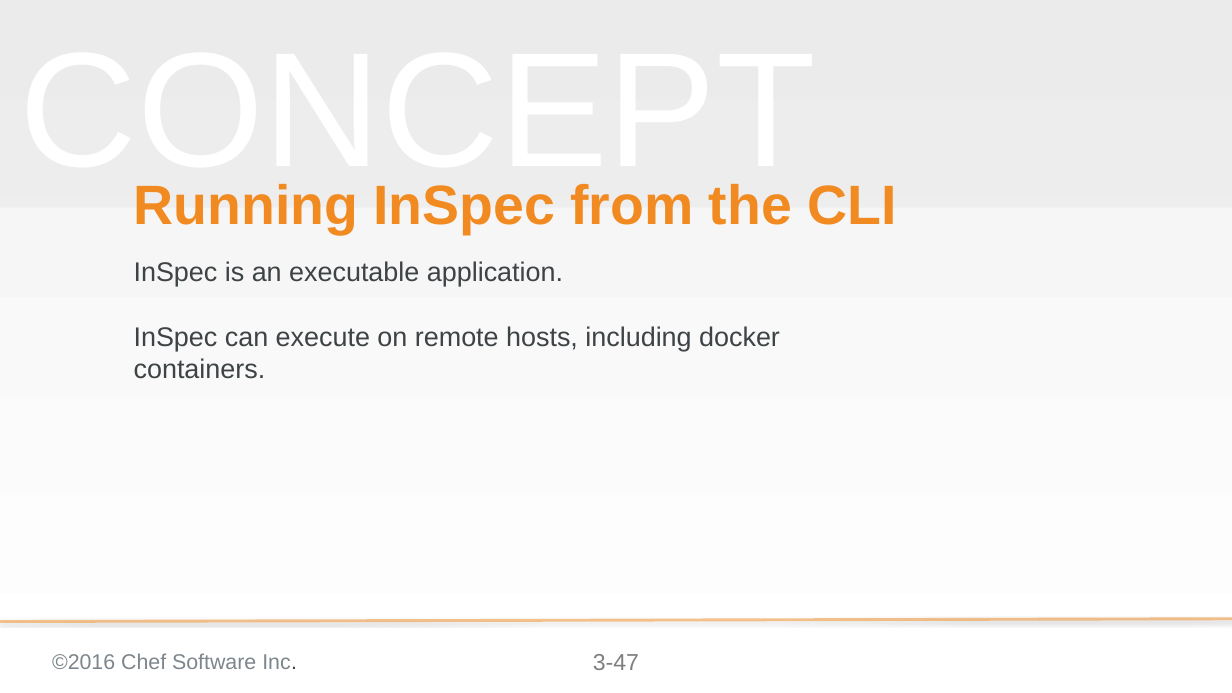
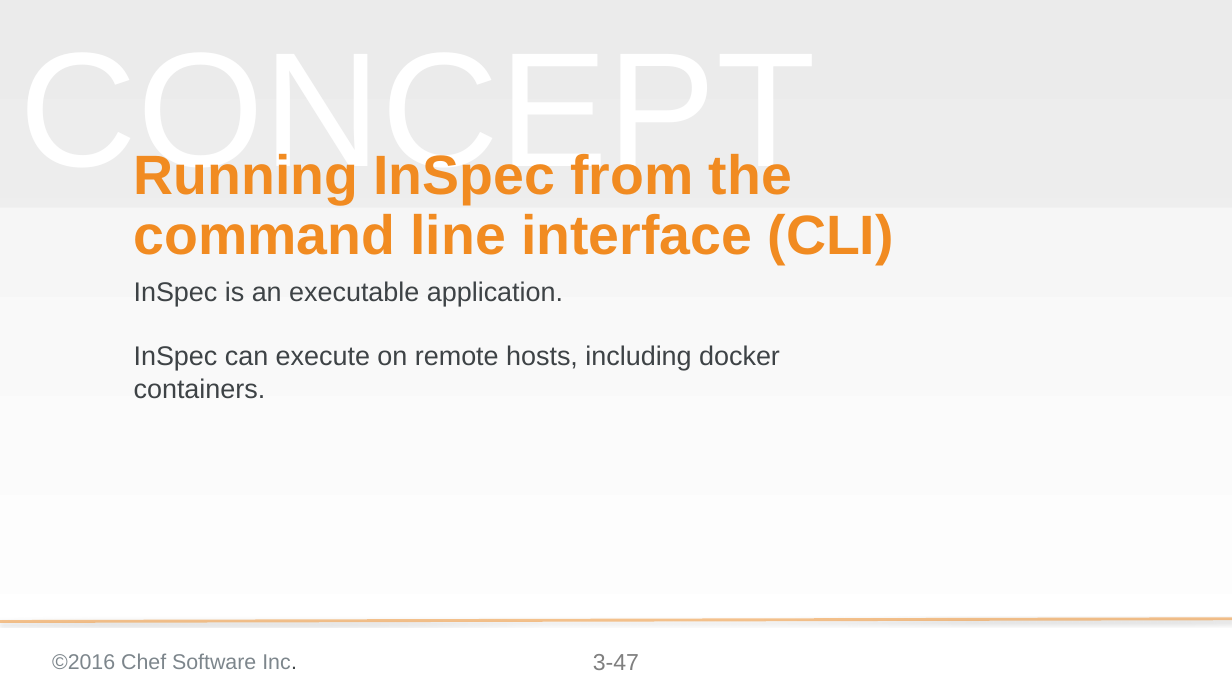
Before and after one commit to bchamby/chef-compliance-installation-configuration-operation, a slide deck: slide 47 of 03-initial-configuration-scans.pptx. Drawn at 1232x693 pixels with LibreOffice and Linux fonts; fonts in the diff are those of the drawing; background and template pictures are left out. Boxes give left, top, right and bottom in pixels: in the first picture for what was removed or moved away, otherwise in the second. Text is boxed around its words. In the diff, an @@ line names an element or a change of style, - is before the commit and + after.

Commit message:
Spell out 'command line interface'

```diff
--- a/03-initial-configuration-scans.pptx
+++ b/03-initial-configuration-scans.pptx
@@ title at [134,154,894,264]: text changed @@
-Running InSpec from the CLI
+Running InSpec from the command line interface (CLI)
@@ subtitle "InSpec is an executable application.": place and size @@
-subtitle "InSpec is an executable application." at [134,261,780,379]
+subtitle "InSpec is an executable application." at [134,281,780,399]
```
Also in this commit, not shown: 3 other slides changed.
